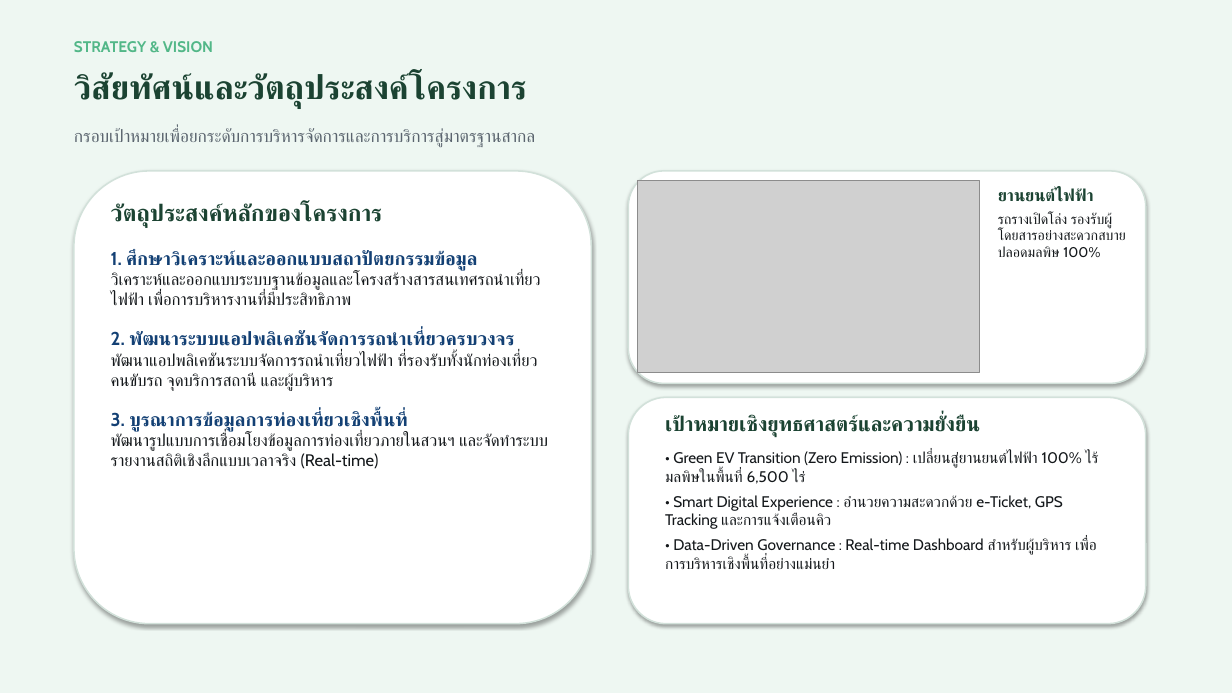
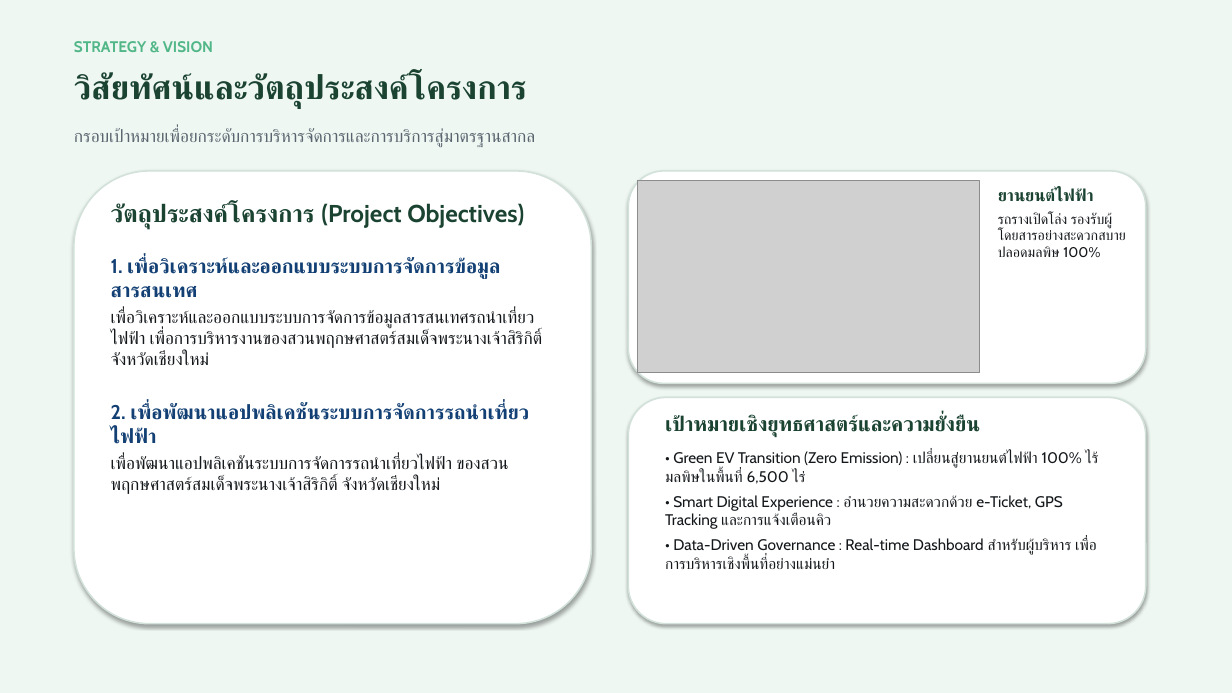
Before and after one commit to KongKwanHBD/qsbg-smart-tour-presentation, a slide deck: slide 3 of qsbg_smart_tour_presentation.pptx. Drawn at 1232x693 pixels with LibreOffice and Linux fonts; fonts in the diff are those of the drawing; grey boxes stand for pictures. Boxes give left, top, right and bottom in pixels: in the first picture for what was removed or moved away, otherwise in the second. Text is boxed around its words. In the diff, an @@ line names an element or a change of style, - is before the commit and + after.

```diff
--- a/qsbg_smart_tour_presentation.pptx
+++ b/qsbg_smart_tour_presentation.pptx
@@ text at box(111, 203, 543, 494): text changed; size 13 to 13.5 pt @@
-วัตถุประสงค์หลักของโครงการ
-1. ศึกษาวิเคราะห์และออกแบบสถาปัตยกรรมข้อมูล
-วิเคราะห์และออกแบบระบบฐานข้อมูลและโครงสร้างสารสนเทศรถนำเที่ยวไฟฟ้า เพื่อการบริหารงานที่มีประสิทธิภาพ
-2. พัฒนาระบบแอปพลิเคชันจัดการรถนำเที่ยวครบวงจร
-พัฒนาแอปพลิเคชันระบบจัดการรถนำเที่ยวไฟฟ้า ที่รองรับทั้งนักท่องเที่ยว คนขับรถ จุดบริการสถานี และผู้บริหาร
-3. บูรณาการข้อมูลการท่องเที่ยวเชิงพื้นที่
-พัฒนารูปแบบการเชื่อมโยงข้อมูลการท่องเที่ยวภายในสวนฯ และจัดทำระบบรายงานสถิติเชิงลึกแบบเวลาจริง (Real-time)
+วัตถุประสงค์โครงการ (Project Objectives)
+1. เพื่อวิเคราะห์และออกแบบระบบการจัดการข้อมูลสารสนเทศ
+เพื่อวิเคราะห์และออกแบบระบบการจัดการข้อมูลสารสนเทศรถนำเที่ยวไฟฟ้า เพื่อการบริหารงานของสวนพฤกษศาสตร์สมเด็จพระนางเจ้าสิริกิติ์ จังหวัดเชียงใหม่
+2. เพื่อพัฒนาแอปพลิเคชันระบบการจัดการรถนำเที่ยวไฟฟ้า
+เพื่อพัฒนาแอปพลิเคชันระบบการจัดการรถนำเที่ยวไฟฟ้า ของสวนพฤกษศาสตร์สมเด็จพระนางเจ้าสิริกิติ์ จังหวัดเชียงใหม่
```
Also in this commit, not shown: 4 other files.
